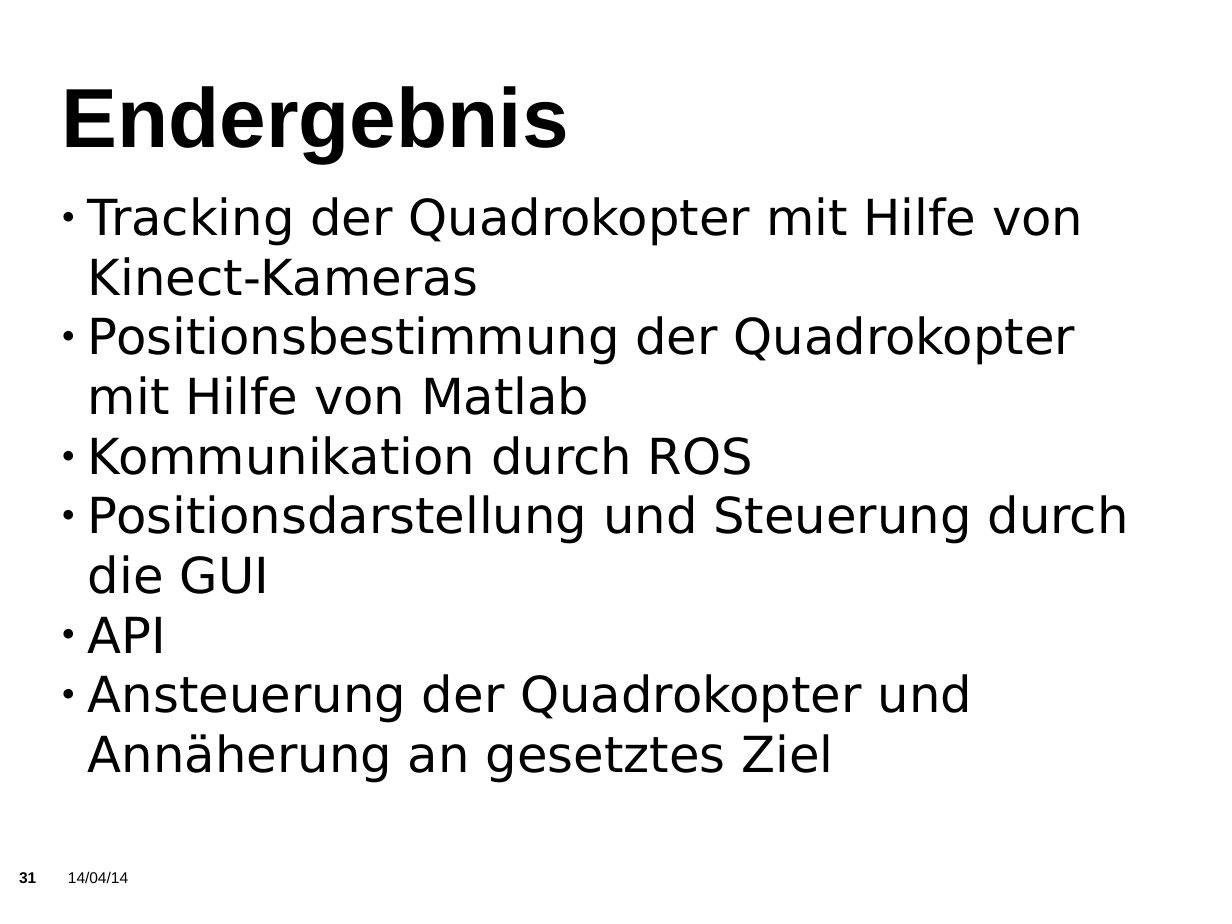
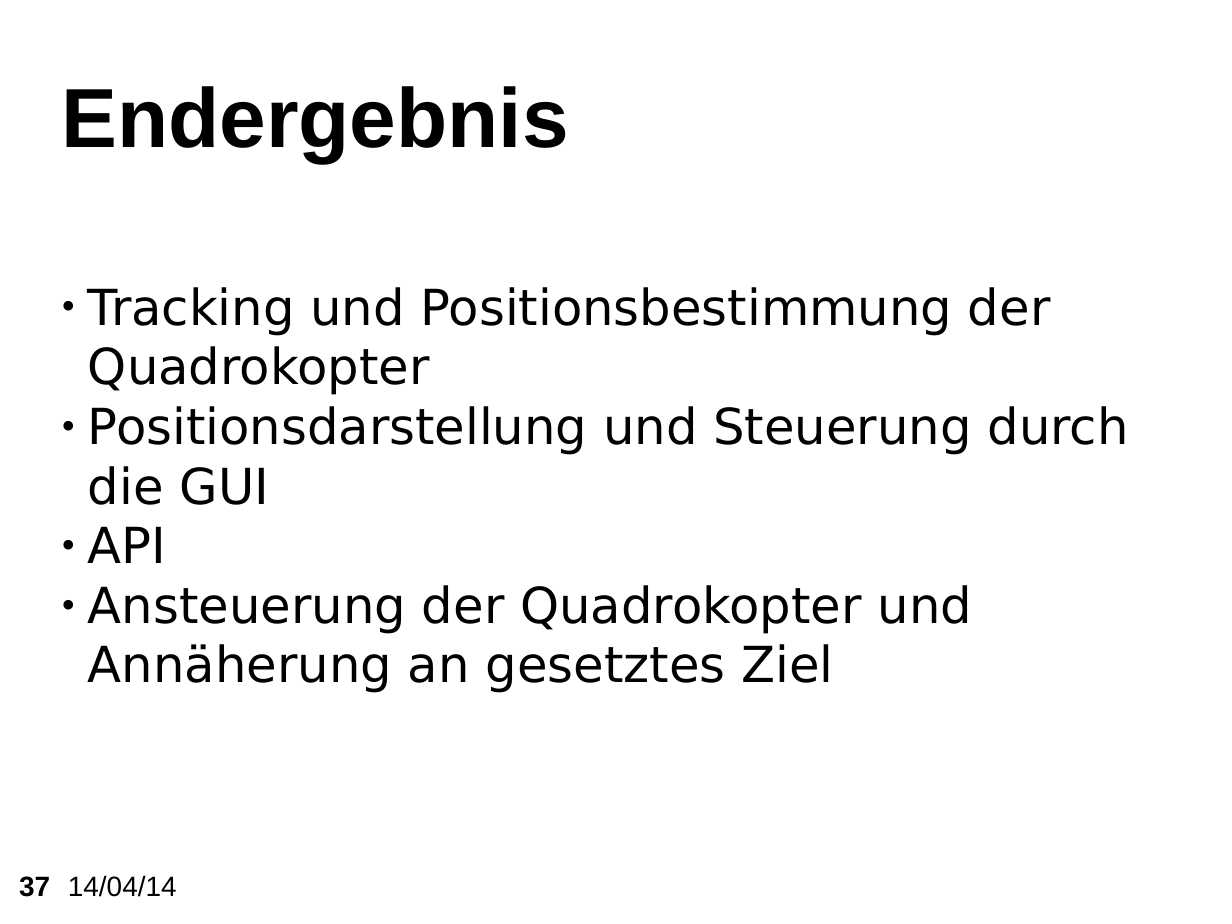
Before and after one commit to KITrokopter/Presentation, a slide deck: slide 37 of PresentationInTotal v0.1.odp (slide 31 before the commit). Drawn at 1232x924 pixels with LibreOffice and Linux fonts; fonts in the diff are those of the drawing; background and template pictures are left out. Boxes give left, top, right and bottom in pixels: in the first picture for what was removed or moved away, otherwise in the second. Text is boxed around its words. In the diff, an @@ line names an element or a change of style, - is before the commit and + after.

```diff
--- a/PresentationInTotal v0.1.odp
+++ b/PresentationInTotal v0.1.odp
@@ subtitle "Tracking und Positionsbestimmung der Quadrokopter": place and size @@
-subtitle "Tracking und Positionsbestimmung der Quadrokopter" at (88, 197, 1129, 783)
+subtitle "Tracking und Positionsbestimmung der Quadrokopter" at (88, 287, 1129, 693)
@@ subtitle at (88, 287, 1051, 395): text changed @@
-● Tracking der Quadrokopter mit Hilfe von Kinect-Kameras
-● Positionsbestimmung der Quadrokopter mit Hilfe von Matlab
-● Kommunikation durch ROS
+● Tracking und Positionsbestimmung der Quadrokopter
@@ text "14/04/14" at (68, 875, 177, 897): size 10 to 18 pt @@
@@ page number at (19, 876, 50, 897): text changed; size 10 to 18 pt @@
-31
+37
```
Also in this commit, not shown: 30 other slides changed, 7 slides added, 1 slide removed.
